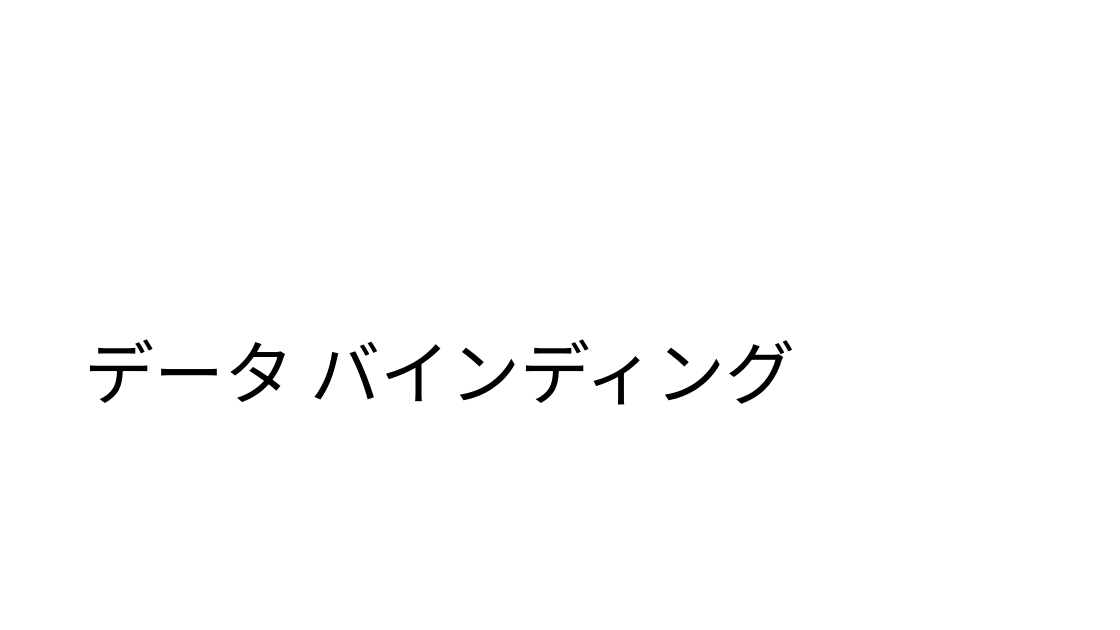
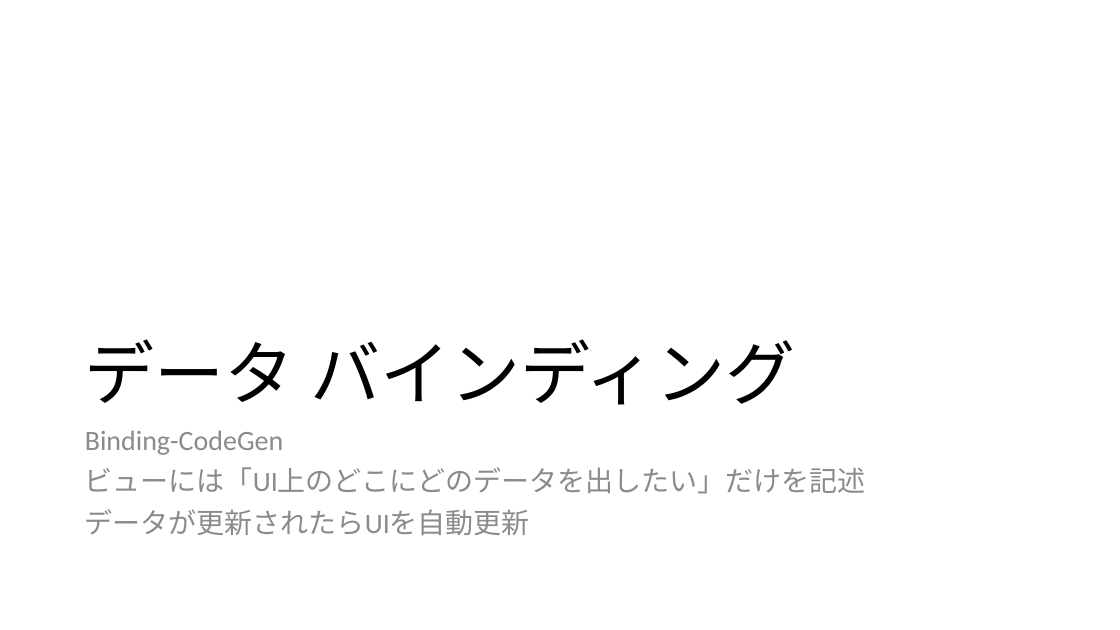
Before and after one commit to ppcuni/UnityCsharp20150321, a slide deck: slide 65 of doc/自社フレームワーク.pptx. Drawn at 1120x630 pixels with LibreOffice and Linux fonts; fonts in the diff are those of the drawing. Boxes give left, top, right and bottom in pixels: in the first picture for what was removed or moved away, otherwise in the second. Text is boxed around its words. In the diff, an @@ line names an element or a change of style, - is before the commit and + after.

```diff
--- a/doc/自社フレームワーク.pptx
+++ b/doc/自社フレームワーク.pptx
@@ text added at (x1=85, y1=430, x2=865, y2=535), 24 pt, text #8C8C8C @@
+Binding-CodeGen
+ビューには「UI上のどこにどのデータを出したい」だけを記述
+データが更新されたらUIを自動更新
```
Also in this commit, not shown: 11 other slides changed, 4 slides added, 1 slide removed.
